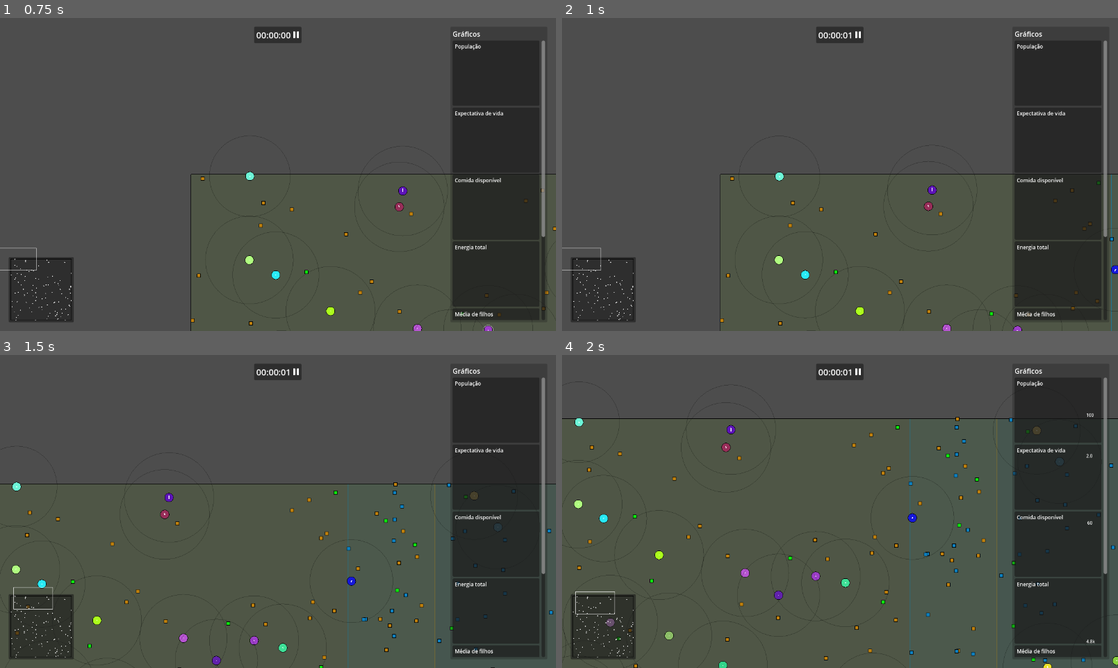
Above: before the commit, frames 1-4 (two rows, left to right).
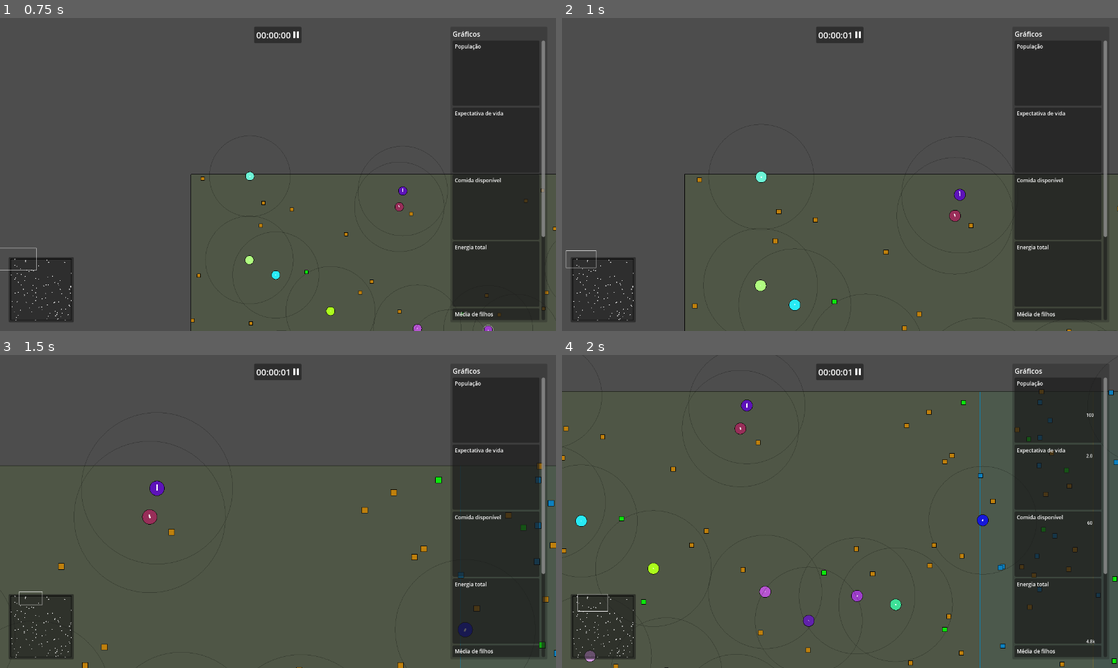
Above: after the commit, the same moments.

Repository: rodrigo-borges/attract-repel
Game: Godot game, scene res://world/world.tscn
The game is run twice, just before and just after one commit, with the same random seed, the same clock (stepped at 60 frames per second) and the same inputs. The project has no main scene, so this scene is started directly.
Inputs (mouse positions are in pixels of both pictures, inside the frame that each line leads up to):
- Up to frame 1 (0.75 s): move the mouse to (517, 330) at 0.52 s; hold D (right) from 0.53 s (still down); hold Middle mouse button (middle_click) from 0.53 s (still down)
- Up to frame 2 (1 s): keep holding D (right); keep holding Middle mouse button (middle_click); tap Mouse wheel up (zoom_in) at 0.8 s
- Up to frame 3 (1.5 s): move the mouse to (350, 664) at 1.27 s; release D (right) at 1.28 s; release Middle mouse button (middle_click) at 1.28 s; hold S (down) from 1.28 s (still down); tap Mouse wheel up (zoom_in) at 1.35 s
- Up to frame 4 (2 s): keep holding S (down); tap Mouse wheel down (zoom_out) at 1.55 s

Frame 1 is identical in both runs. In frame 2, 1.3% of the frame differs, in the area x 0-100%, y 48-100%; in frame 3, 2.4%; in frame 4, 3.6%, in the area x 0-100%, y 11-100%.

Commit message:
Implementa unhandled_input para clique e câmera

Diff:
--- a/project.godot
+++ b/project.godot
@@ -23,12 +23,12 @@
 
 zoom_in={
 "deadzone": 0.5,
-"events": [Object(InputEventMouseButton,"resource_local_to_s …(74 unchanged characters)… se,"shift_pressed":false,"ctrl_pressed":true,"meta_pressed":false,"button_mask":8,"position":Vector2(223, 11),"global_position":Vector2(232, 57),"factor":1.0,"button_index":4,"can …(63 unchanged characters)…
+"events": [Object(InputEventMouseButton,"resource_local_to_s …(74 unchanged characters)… se,"shift_pressed":false,"ctrl_pressed":false,"meta_pressed":false,"button_mask":8,"position":Vector2(96, 11),"global_position":Vector2(105, 57),"factor":1.0,"button_index":4,"can …(63 unchanged characters)…
 ]
 }
 zoom_out={
 "deadzone": 0.5,
-"events": [Object(InputEventMouseButton,"resource_local_to_s …(74 unchanged characters)… se,"shift_pressed":false,"ctrl_pressed":true,"meta_pressed":false,"button_mask":16,"position":Vector2(200, 15),"global_position":Vector2(209, 61),"factor":1.0,"button_index":5,"canceled":false,"pressed":true,"double_click":false,"script":null)
+"events": [Object(InputEventMouseButton,"resource_local_to_s …(74 unchanged characters)… se,"shift_pressed":false,"ctrl_pressed":false,"meta_pressed":false,"button_mask":16,"position":Vector2(102, 18),"global_position":Vector2(111, 64),"factor":1.0,"button_index":5,"canceled":false,"pressed":true,"double_click":false,"script":null)
 ]
 }
 up={
--- a/world/world.tscn
+++ b/world/world.tscn
@@ -65,6 +65,8 @@
 [node name="ScrollContainer" type="ScrollContainer" parent="HUD/MarginContainer/Charts/MarginContainer/VBoxContainer"]
 layout_mode = 2
 size_flags_vertical = 3
+mouse_filter = 0
+mouse_force_pass_scroll_events = false
 horizontal_scroll_mode = 0
 
 [node name="MarginContainer" type="MarginContainer" parent="HUD/MarginContainer/Charts/MarginContainer/VBoxContainer/ScrollContainer"]
--- a/world/world_camera.gd
+++ b/world/world_camera.gd
@@ -6,7 +6,7 @@
 const MOVE_SPEED:float = 300.
 const LEAK_TOLERANCE:float = 500.
 
-var input_enabled:bool = true
+var moving:bool = false
 var previous_mouse_position:Vector2
 
 
@@ -14,21 +14,14 @@
 	pass
 
 func _process(delta:float) -> void:
-	if input_enabled:
+	if Input.is_action_just_released("middle_click"):
+		moving = false
+	if moving:
+		var mouse_position:Vector2 = get_viewport().get_mouse_position()
+		global_position -= (mouse_position - previous_mouse_position) / zoom
 
-		if Input.is_action_just_pressed("zoom_in"):
-			var tween:Tween = get_tree().create_tween()
-			tween.tween_property(self, "zoom", zoom*ZOOM_INTENSITY, ZOOM_DURATION).set_trans(Tween.TRANS_CUBIC)
-		elif Input.is_action_just_pressed("zoom_out"):
-			var tween:Tween = get_tree().create_tween()
-			tween.tween_property(self, "zoom", zoom/ZOOM_INTENSITY, ZOOM_DURATION).set_trans(Tween.TRANS_CUBIC)
-
-		var input_direction:Vector2 = Input.get_vector("left", "right", "up", "down")
-		global_position +=input_direction * delta * MOVE_SPEED
-
-		if Input.is_action_pressed("middle_click"):
-			var mouse_position:Vector2 = get_viewport().get_mouse_position()
-			global_position -= (mouse_position - previous_mouse_position) / zoom
+	var input_direction:Vector2 = Input.get_vector("left", "right", "up", "down")
+	global_position +=input_direction * delta * MOVE_SPEED
 
 	var size:Vector2 = get_viewport().get_visible_rect().size
 	if size.x/zoom.x > World.area.size.x + LEAK_TOLERANCE*2.:
@@ -41,3 +34,13 @@
 		global_position.y = clampf(global_position.y, World.area.position.y+size.y/2./zoom.y-LEAK_TOLERANCE, World.area.end.y-size.y/2./zoom.y+LEAK_TOLERANCE)
 
 	previous_mouse_position = get_viewport().get_mouse_position()
+
+func _unhandled_input(event:InputEvent) -> void:
+	if event.is_action_pressed("zoom_in"):
+		var tween:Tween = get_tree().create_tween()
+		tween.tween_property(self, "zoom", zoom*ZOOM_INTENSITY, ZOOM_DURATION).set_trans(Tween.TRANS_CUBIC)
+	elif event.is_action_pressed("zoom_out"):
+		var tween:Tween = get_tree().create_tween()
+		tween.tween_property(self, "zoom", zoom/ZOOM_INTENSITY, ZOOM_DURATION).set_trans(Tween.TRANS_CUBIC)
+	if event.is_action_pressed("middle_click"):
+		moving = true
